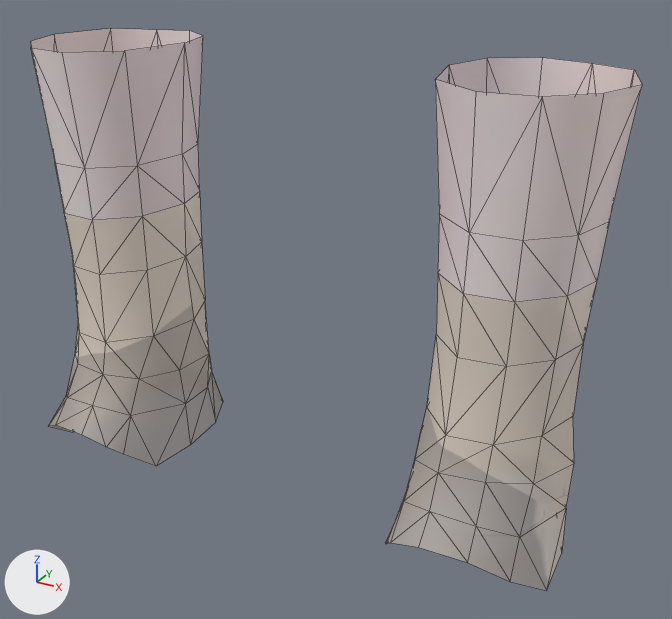
The FBX model 3D Assets/Clothing/Female/Sock/Lv3/pref_lob_50008sock1_lv3 (1)/pref_lob_50008sock1_lv3.fbx as it was, and as the next commit left it.
Rendered twice from a 50 mm camera at (0.00171, -0.00253, 0.00273) aimed at (0.00015, 0.00031, 0.00131). Lighting does not change. The marker at lower left points along +X, +Y and +Z. Mesh edges are drawn as thin lines. Where no turn or scale is listed for an object, it has been applied to the vertices. Vertices at the same position are counted once.

The scene before the commit, as lines of its bpy script (objects in view):
```python
me_sock = bpy.data.meshes.new('sock')
me_sock.from_pydata(...)  # 172 vertices, 296 faces; spans x -0.00116..0.00116, y -0.00019..0.00071, z 0.00051..0.00224
# faces by material slot: [80, 216]
me_sock.materials.append(mat_mat_lob_50000body_yellow_lv3)  # picture img_t_d_lob_50000body_lv3_png
me_sock.materials.append(mat_mat_lob_50008sock_lv3)  # picture img_t_d_lob_50008sock_lv3_png
ob_sock = bpy.data.objects.new('sock', me_sock)
ob_sock.location = (0.0, 0.0, 0.0)
```
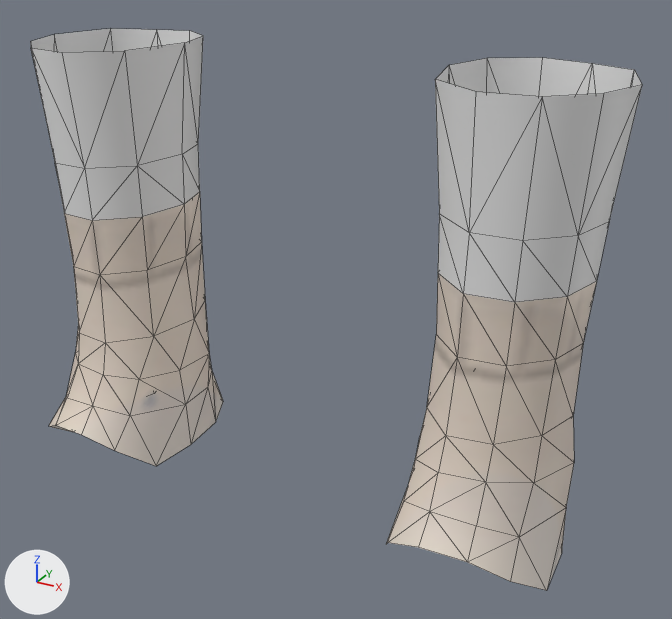
What differs and where, as boxes [x1, y1, x2, y2] in the pictures (672 x 619 px; the box of a moved part takes in the faces that stretch with it):
'sock', reshaped: before [31, 28, 642, 591]; after [31, 28, 642, 590]
part 1 of me_sock, moved or reshaped: [49, 154, 205, 466] in both
part 2 of me_sock, moved or reshaped: before [385, 335, 583, 581]; after [386, 335, 583, 581]
part 3 of me_sock, surface changed: [49, 257, 574, 590] in both

Patch to the scene script:
```diff
--- a/3D Assets/Clothing/Female/Sock/Lv3/pref_lob_50008sock1_lv3 (1)/pref_lob_50008sock1_lv3.fbx.py
+++ b/3D Assets/Clothing/Female/Sock/Lv3/pref_lob_50008sock1_lv3 (1)/pref_lob_50008sock1_lv3.fbx.py
@@ me_sock @@
 # used by ob_sock; location = (0.0, 0.0, 0.0)
-me_sock.from_pydata(...)  # 172 vertices, 296 faces; spans x -0.00116..0.00116, y -0.00019..0.00071, z 0.00051..0.00224
+me_sock.from_pydata(...)  # 170 vertices, 294 faces; spans x -0.00116..0.00116, y -0.00019..0.00071, z 0.00051..0.00224
+# me_sock part 1
+# 4 vertices are removed from x -0.00063..-0.00058, y -0.00017..0.00037, z 0.00069..0.00161
+# 44 faces are deleted
+# 3 vertices are added at (-0.00058, 0.00037, 0.0016), (-0.00062, 0.00015, 0.0016), (-0.00061, -0.00015, 0.00071)
+# 4 new faces join them, mat_mat_lob_50000body_yellow_lv3 (white #e7e7e7)
+# 39 new faces join them, mat_mat_lob_50008sock_lv3 (picture img_t_d_lob_50008sock_lv3_png)
+# me_sock part 2
+# 2 vertices are removed from x 0.00059..0.00063, y -0.00017..-0.00013, z 0.00069..0.00074
+# 32 faces are deleted
+# 1 vertex is added at (0.00061, -0.00015, 0.00071)
+# 31 new faces join them, mat_mat_lob_50008sock_lv3 (picture img_t_d_lob_50008sock_lv3_png)
+# me_sock part 3: 144 kept faces spanning x -0.00111..0.00111, y -0.00019..0.0007, z 0.00051..0.00161 get new texture (UV) coordinates
 me_sock.materials.append(mat_mat_lob_50000body_yellow_lv3)
```
